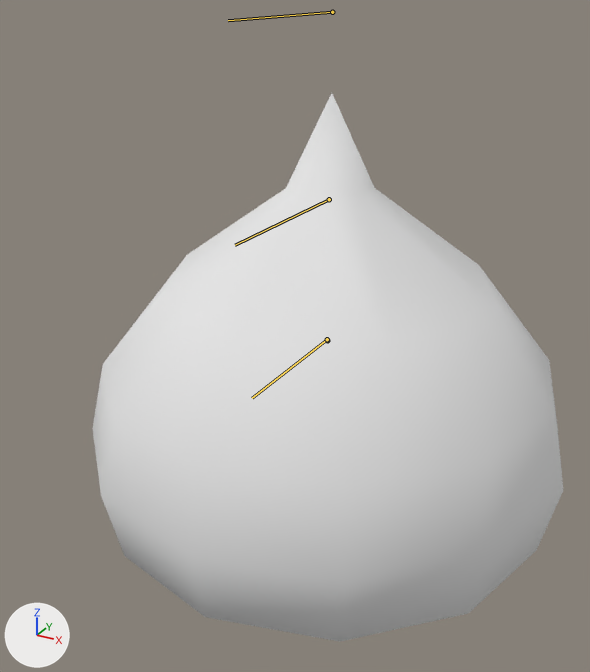
An edit to the glTF model Project/party/resource/character/model/SlimeMajin.glb, drawn before and after from the same camera.
Before and after are seen from a camera (50 mm lens) standing at (2.74, -5.54, 4.75) and looking at (-0.14, -0.31, 2.13). Lighting does not change. The marker at lower left points along +X, +Y and +Z. The picture after the commit comes second. The bones that bend it are drawn over the model as lines.

Objects in the first picture: 'SlimeMajinMesh'.
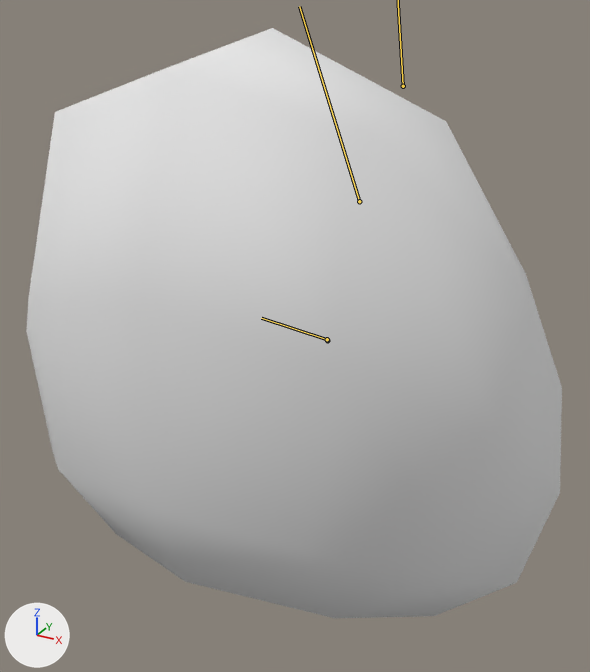
The newer file adds an action. The first version stands in its rest pose; the second is drawn at frame 3 of the action 'damage'.

Changed parts and their boxes [x1, y1, x2, y2] in the pictures (590 x 672 px):
'SlimeMajinMesh', posed (14% wider, 8% taller): before [92, 93, 563, 641]; after [26, 28, 562, 618]
bone 'mushi_majin_brack_Bone_0002', root to tip: before (327, 339) to (252, 398); after (327, 339) to (261, 318)
bone 'mushi_majin_brack_Bone_0003', root to tip: before (329, 199) to (235, 245); after (359, 201) to (299, 6)

Edits to the bpy script that builds the scene:
```text
Change bone_mushi_majin_brack_bone_0002:
    where bone_mushi_majin_brack_bone_0002 = bpy.data.objects['SlimeMajinRoot'].pose.bones['mushi_majin_brack_Bone_0002']  # child of 'mushi_majin_brack_Bone_0000'
    bone_mushi_majin_brack_bone_0002.rotation_quaternion: (1.0, 0.0, 0.0, 0.0) -> (0.969, 0.0, 0.0, -0.247)  # degrees (0, 0, 0) -> degrees (0, 0, -29)
Change bone_mushi_majin_brack_bone_0003:
    where bone_mushi_majin_brack_bone_0003 = bpy.data.objects['SlimeMajinRoot'].pose.bones['mushi_majin_brack_Bone_0003']  # child of 'mushi_majin_brack_Bone_0002'
    bone_mushi_majin_brack_bone_0003.rotation_quaternion: (1.0, 0.0, 0.0, 0.0) -> (0.977, 0.022, 0.03, -0.211)  # degrees (0, 0, 0) -> degrees (2, 4, -24)
    bone_mushi_majin_brack_bone_0003.scale: (1.0, 1.0, 1.0) -> (1.01, 1.44, 1.0)
Change bone_mushi_majin_brack_bone_0004:
    where bone_mushi_majin_brack_bone_0004 = bpy.data.objects['SlimeMajinRoot'].pose.bones['mushi_majin_brack_Bone_0004']  # child of 'mushi_majin_brack_Bone_0003'
    bone_mushi_majin_brack_bone_0004.rotation_quaternion: (1.0, 0.0, 0.0, 0.0) -> (0.968, 0.041, 0.146, -0.198)  # degrees (0, 0, 0) -> degrees (1, 17, -23)
    bone_mushi_majin_brack_bone_0004.scale: (1.0, 1.0, 1.0) -> (1.16, 1.28, 1.0)
```
